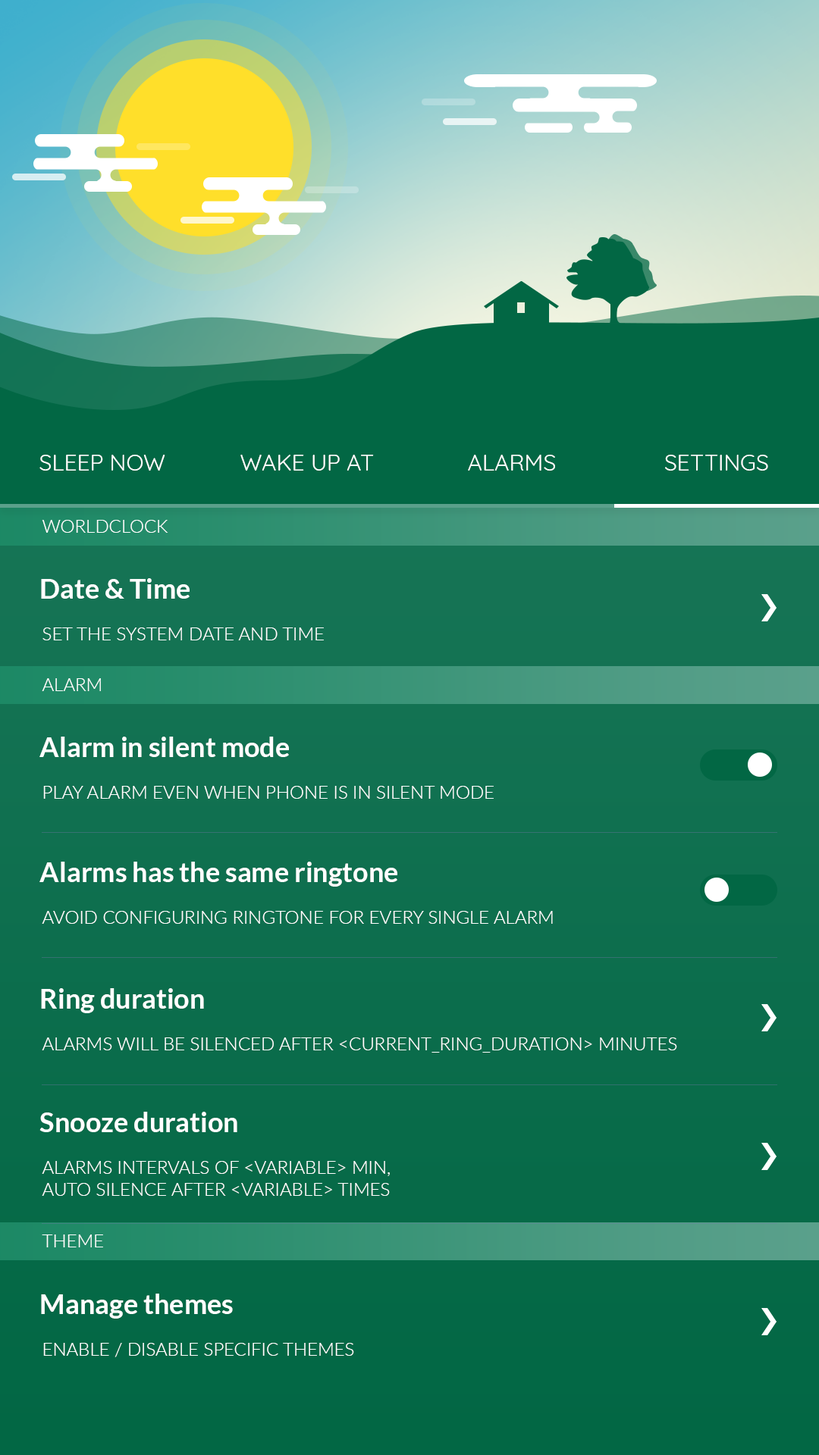
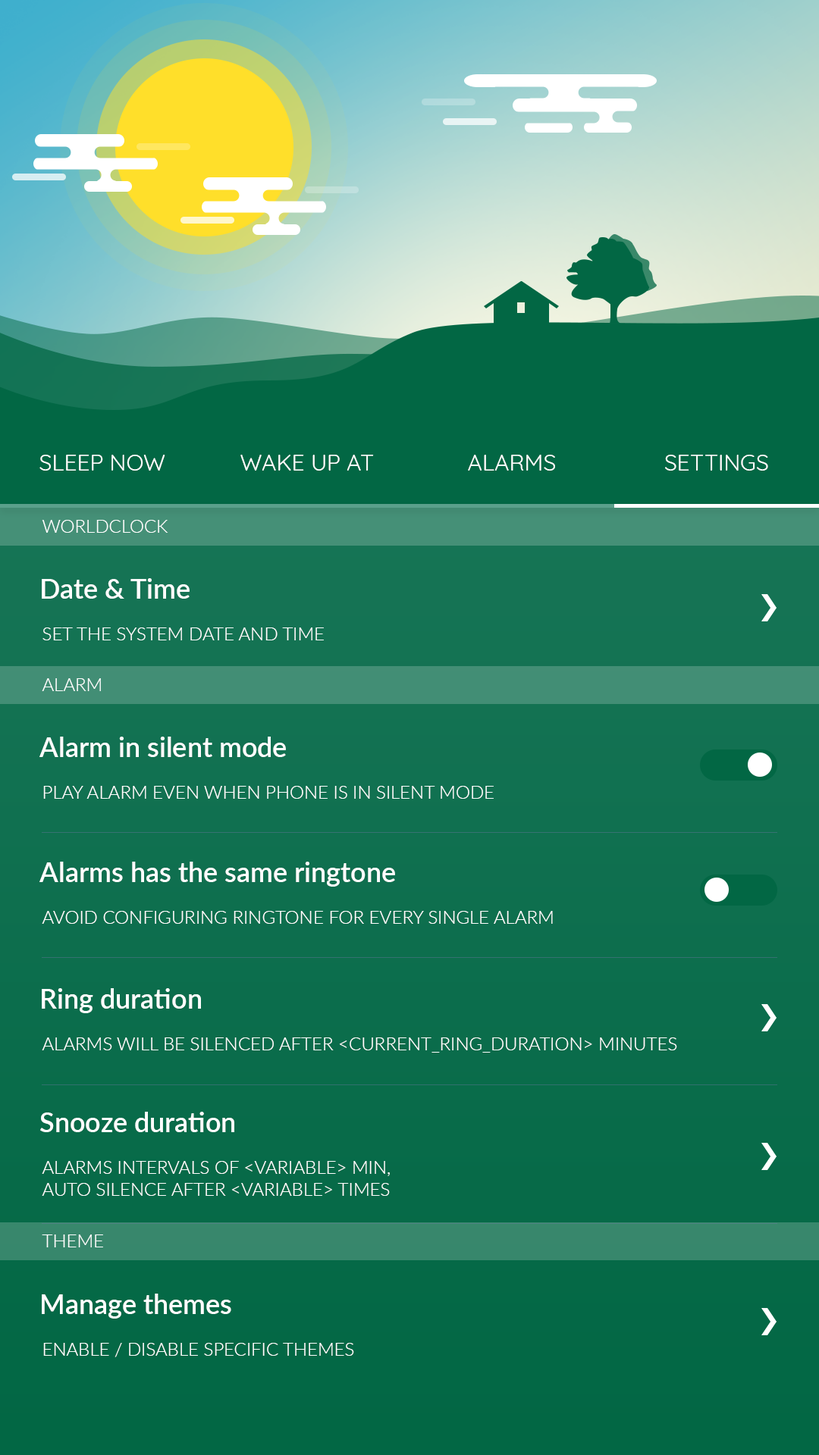
Before/after of a (819, 1455) layered artwork. What changed in the layer stack:
"background" (1st of 3, in "main" › "BODY" › "worldclock" › "category_label"): opacity 100% → 20%, painted on it over [0, 507, 819, 546]
painted on "Date & Time" over [40, 578, 190, 599]
"background" (2nd of 3, in "main" › "BODY" › "alarm" › "category_label"): opacity 100% → 20%, painted on it over [0, 666, 819, 705]
painted on "Alarm in silent mode" over [39, 736, 289, 758]
painted on "Alarms has the same ringtone" over [39, 861, 398, 887]
painted on "Ring duration" over [40, 988, 204, 1014]
painted on "Snooze duration" over [39, 1111, 238, 1133]
"background" (3rd of 3, in "main" › "BODY" › "theme" › "category_label"): opacity 100% → 20%, painted on it over [0, 1222, 819, 1261]
painted on "Manage themes" over [40, 1293, 233, 1319]
